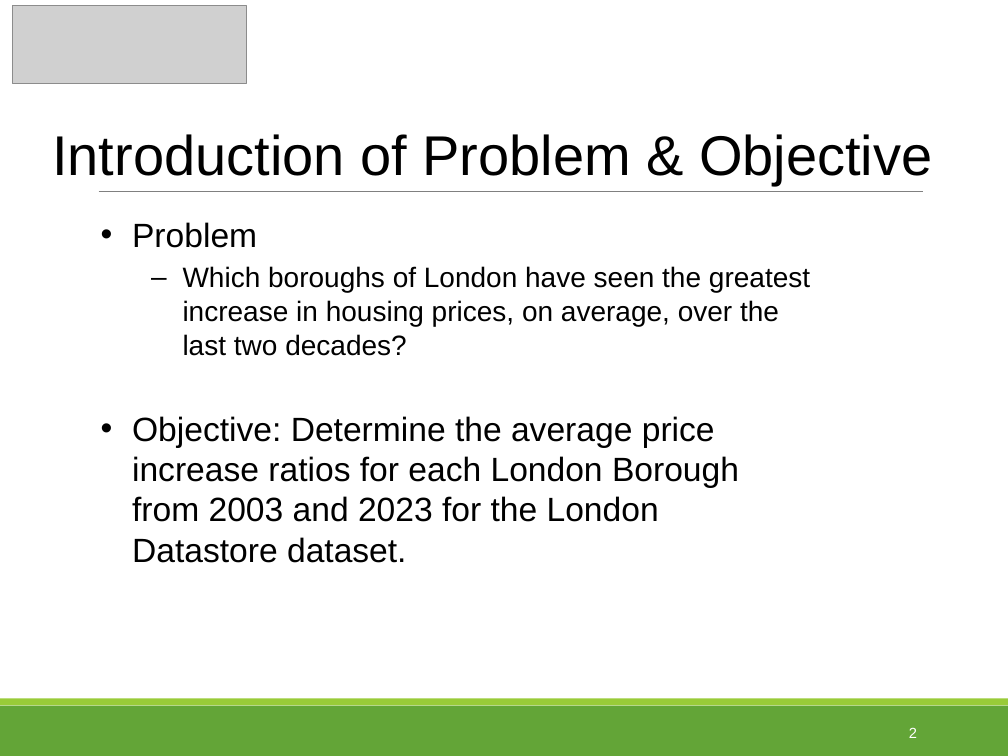
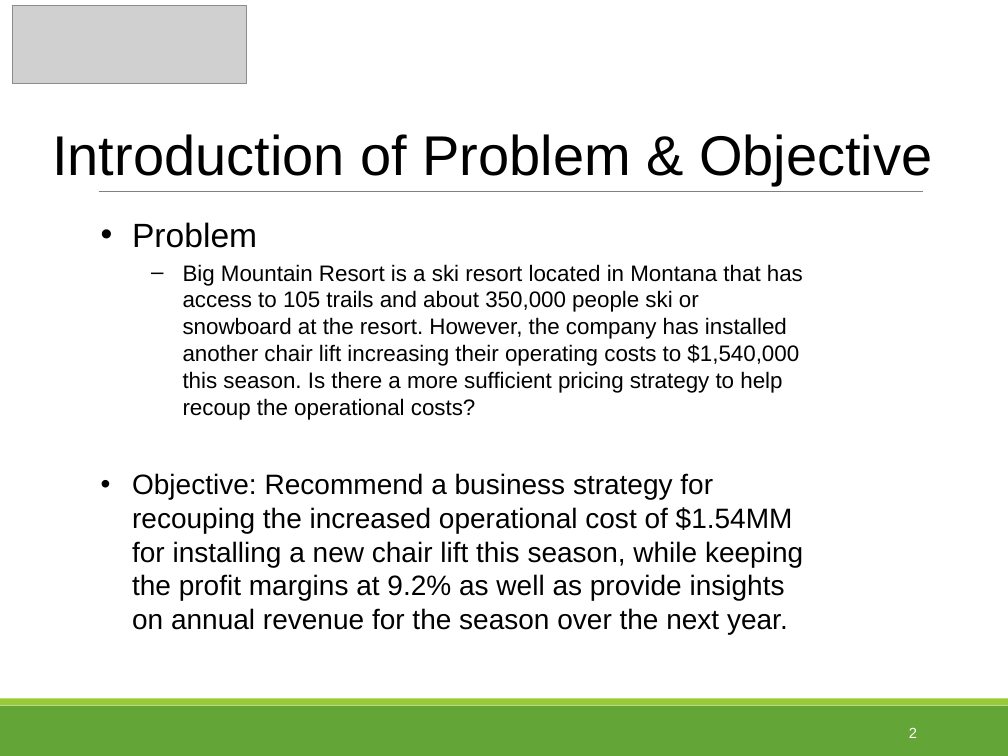
Before and after one commit to tpoozhikala/DataScienceGuidedCapstone, a slide deck: slide 2 of Guided_Capstone_Report_and_Presentation/Big_Mountain_Ski_Resort_Presentation.pptx. Drawn at 1008x756 pixels with LibreOffice and Linux fonts; fonts in the diff are those of the drawing; grey boxes stand for pictures. Boxes give left, top, right and bottom in pixels: in the first picture for what was removed or moved away, otherwise in the second. Text is boxed around its words. In the diff, an @@ line names an element or a change of style, - is before the commit and + after.

```diff
--- a/Guided_Capstone_Report_and_Presentation/Big_Mountain_Ski_Resort_Presentation.pptx
+++ b/Guided_Capstone_Report_and_Presentation/Big_Mountain_Ski_Resort_Presentation.pptx
@@ text at box(132, 264, 803, 634): text changed; size 24 to 16 pt @@
-  – Which boroughs of London have seen the greatest increase in housing prices, on average, over the last two decades?
-• Objective: Determine the average price increase ratios for each London Borough from 2003 and 2023 for the London Datastore dataset.
+  – Big Mountain Resort is a ski resort located in Montana that has access to 105 trails and about 350,000 people ski or snowboard at the resort. However, the company has installed another chair lift increasing their operating costs to $1,540,000 this season. Is there a more sufficient pricing strategy to help recoup the operational costs?
+• Objective: Recommend a business strategy for recouping the increased operational cost of $1.54MM for installing a new chair lift this season, while keeping the profit margins at 9.2% as well as provide insights on annual revenue for the season over the next year.
```
Also in this commit, not shown: 3 other slides changed, 4 slides added, 2 slides removed, 1 other file.
